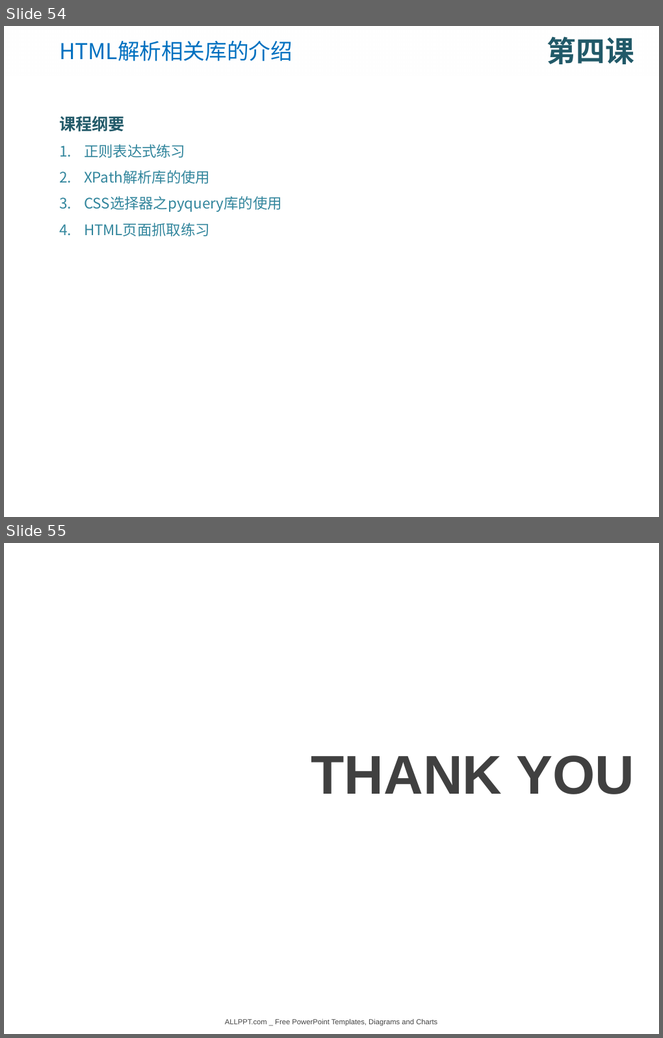
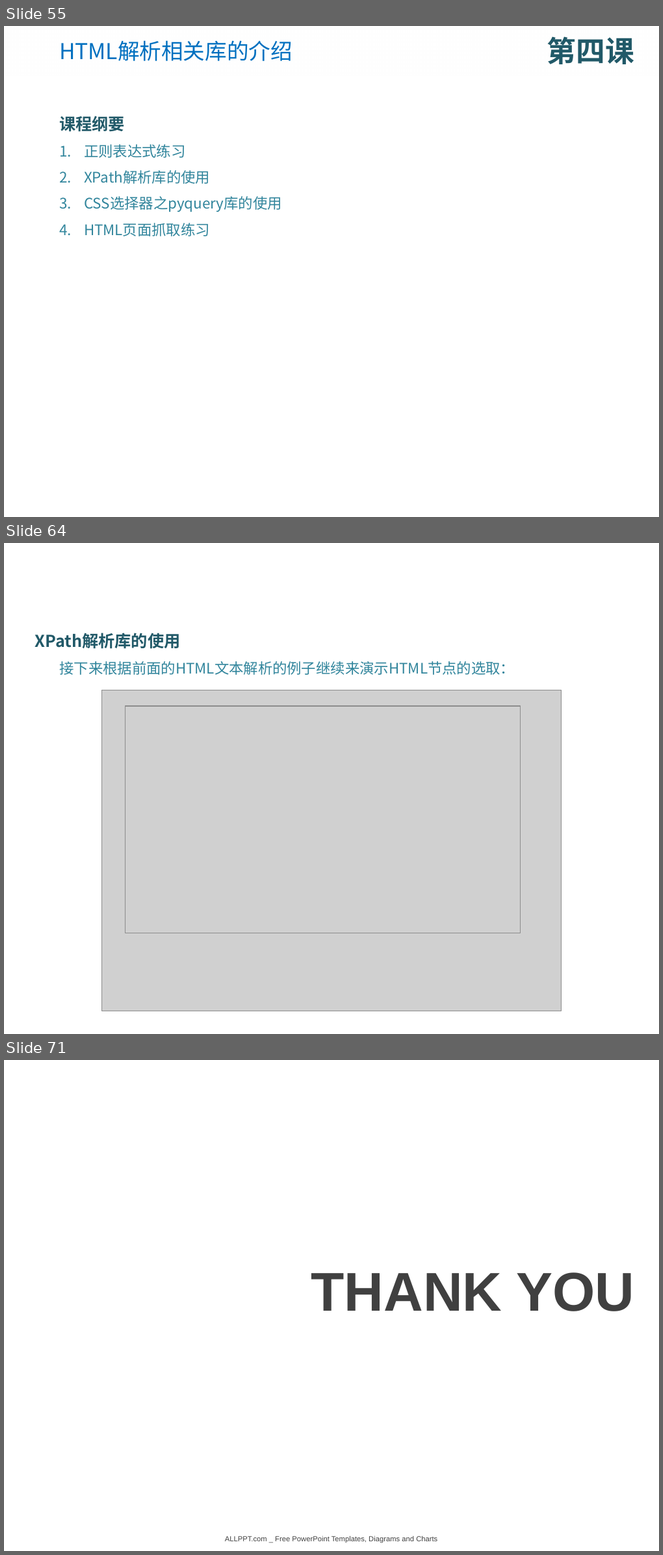
Before and after one commit to DataScienceCoding/Python-Web-Crawler, a slide deck: Python-Web-Crawler.pptx. Shown one above the other, each under a label of ours: slides 54 and 55 before the commit, slides 55, 64 and 71 after it; the slides between them are not shown. The pictures are 663x1038 and 663x1555 pixels, drawn with LibreOffice and Linux fonts; fonts in the diff are those of the drawing; grey boxes stand for pictures; background and template pictures are left out. Boxes give left, top, right and bottom in pixels: in the first picture for what was removed or moved away, otherwise in the second. Text is boxed around its words. In the diff, an @@ line names an element or a change of style, - is before the commit and + after.

```diff
--- a/Python-Web-Crawler.pptx
+++ b/Python-Web-Crawler.pptx
@@ slide 64 added at bbox=[4, 543, 659, 1034], background picture (left out) @@
@@ text added at bbox=[35, 633, 515, 675], 16 pt, text #31859C @@
+XPath解析库的使用
+接下来根据前面的HTML文本解析的例子继续来演示HTML节点的选取：
@@ picture added at bbox=[102, 690, 562, 1012] @@
@@ picture added at bbox=[125, 706, 520, 934] @@
@@ what was slide 54 is now slide 55 @@
@@ what was slide 55 is now slide 71 @@
```
Also in this commit, not shown: 4 slides changed, 15 other slides added, 8 other files.
